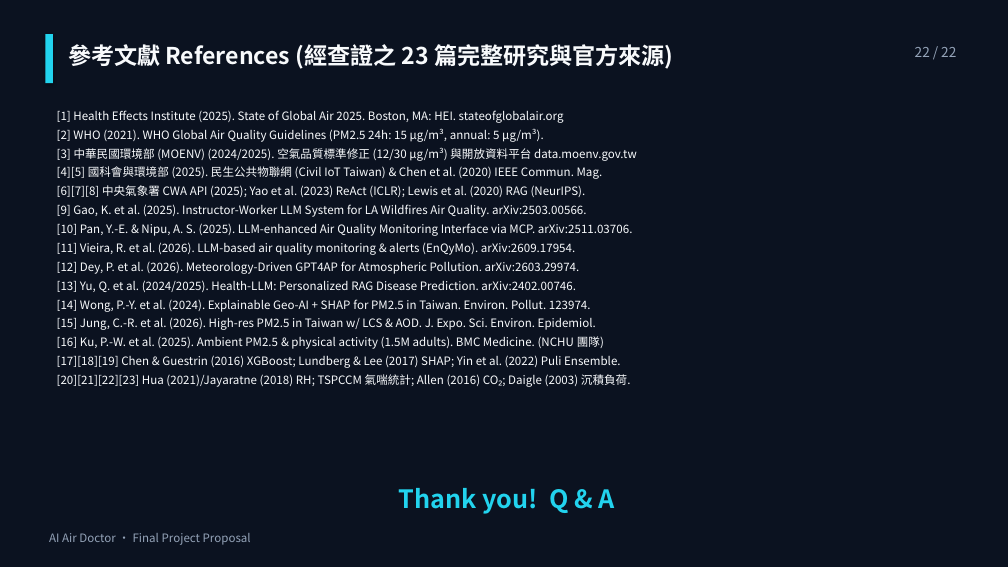
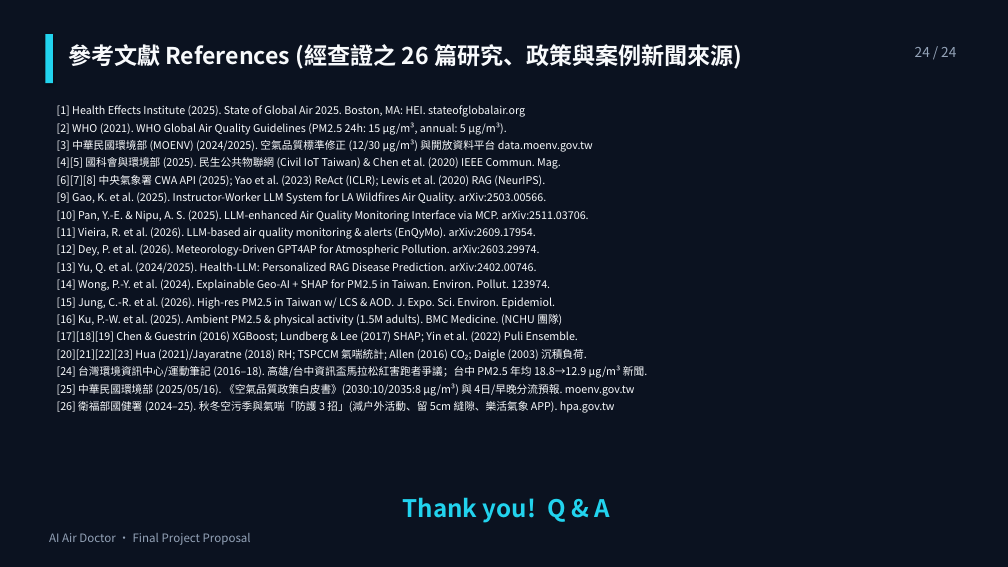
Before and after one commit to ajidohf9/DIC3_Proposal_Refactor_OpenSpec, a slide deck: slide 24 of docs/Proposal_AI_Air_Doctor.pptx (slide 22 before the commit). Drawn at 1008x567 pixels with LibreOffice and Linux fonts; fonts in the diff are those of the drawing. Boxes give left, top, right and bottom in pixels: in the first picture for what was removed or moved away, otherwise in the second. Text is boxed around its words. In the diff, an @@ line names an element or a change of style, - is before the commit and + after.

```diff
--- a/docs/Proposal_AI_Air_Doctor.pptx
+++ b/docs/Proposal_AI_Air_Doctor.pptx
@@ text at box(68, 44, 742, 69): text changed @@
-參考文獻 References (經查證之 23 篇完整研究與官方來源)
+參考文獻 References (經查證之 26 篇研究、政策與案例新聞來源)
@@ text at box(915, 47, 956, 57): text changed @@
-22 / 22
+24 / 24
@@ text at box(57, 105, 593, 361): size 11 to 10.2 pt in "[1] Health Effects Institute (2025). State of ...", "[2] WHO (2021). WHO Global Air Quality ...", "[3] 中華民國環境部 (MOENV) (2024/2025). 空氣品質標準修正 (12/30 μg/m³) ...", "[4][5] 國科會與環境部 (2025). 民生公共物聯網 (Civil IoT Taiwan) ..." and 11 more places; line spacing 1.06 to 1.03 @@
@@ text at box(57, 365, 647, 413): paragraphs added @@
+[24] 台灣環境資訊中心/運動筆記 (2016–18). 高雄/台中資訊盃馬拉松紅害跑者爭議；台中 PM2.5 年均 18.8→12.9 μg/m³ 新聞.
+[25] 中華民國環境部 (2025/05/16). 《空氣品質政策白皮書》(2030:10/2035:8 μg/m³) 與 4日/早晚分流預報. moenv.gov.tw
+[26] 衛福部國健署 (2024–25). 秋冬空污季與氣喘「防護 3 招」(減戶外活動、留 5cm 縫隙、樂活氣象 APP). hpa.gov.tw
@@ text "Thank you! Q & A": place and size @@
-text "Thank you! Q & A" at box(398, 488, 615, 514)
+text "Thank you! Q & A" at box(403, 497, 610, 523)
@@ text "Thank you! Q & A" at box(403, 497, 610, 523): size 24 to 23 pt @@
```
Also in this commit, not shown: 20 other slides changed, 2 slides added, 9 other files.
